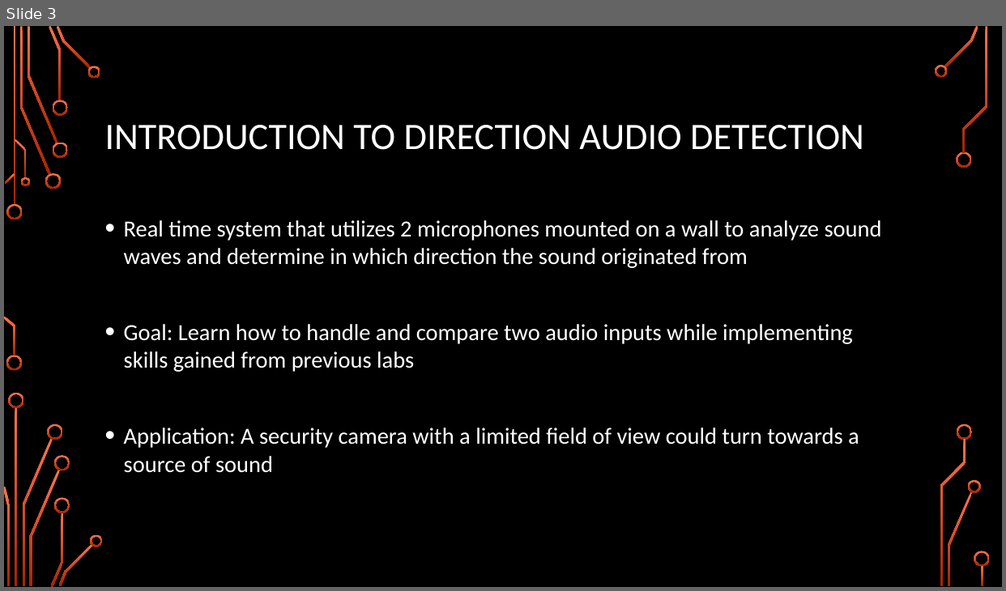
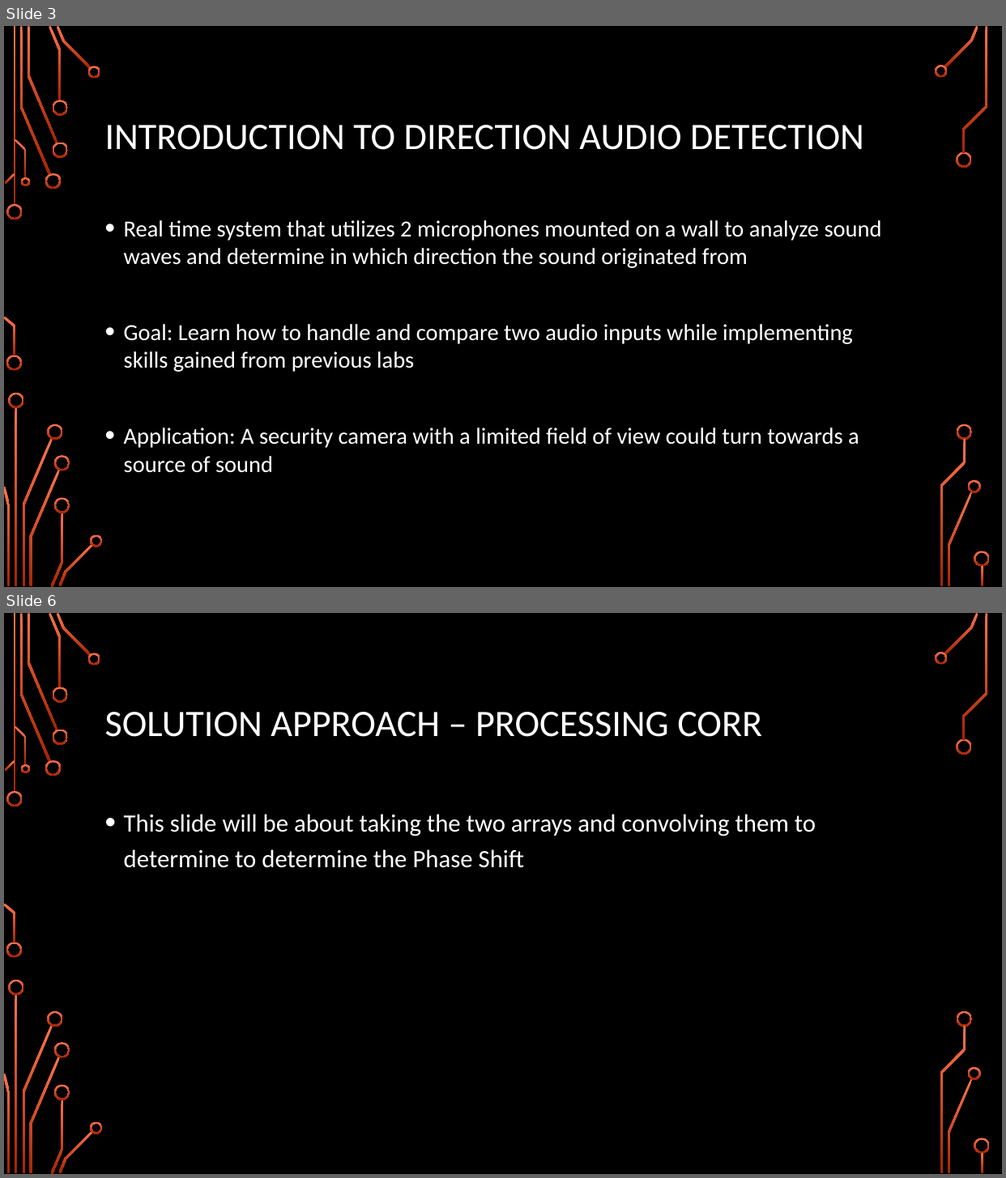
Before and after one commit to bdunbar22/Microprocessors, a slide deck: Operation DAD Presentation.pptx. Shown one above the other, each under a label of ours: slide 3 before the commit, slides 3 and 6 after it; the slides between them are not shown. The pictures are 1006x591 and 1006x1178 pixels, drawn with LibreOffice and Linux fonts; fonts in the diff are those of the drawing; background and template pictures are left out. Boxes give left, top, right and bottom in pixels: in the first picture for what was removed or moved away, otherwise in the second. Text is boxed around its words. In the diff, an @@ line names an element or a change of style, - is before the commit and + after.

```diff
--- a/Operation DAD Presentation.pptx
+++ b/Operation DAD Presentation.pptx
@@ slide 6 added at (4, 613, 1002, 1174), background picture (left out); not listed: 36 template elements that a slide beside it also shows @@
@@ title added at (105, 712, 762, 737), 36 pt, text #FFFFFF @@
+SOLUTION APPROACH – PROCESSING CORR
@@ text added at (124, 814, 816, 868), 24 pt, text #FFFFFF @@
+• This slide will be about taking the two arrays and convolving them to determine to determine the Phase Shift
```
Also in this commit, not shown: 5 slides changed, 2 other slides added, 1 slide removed.
